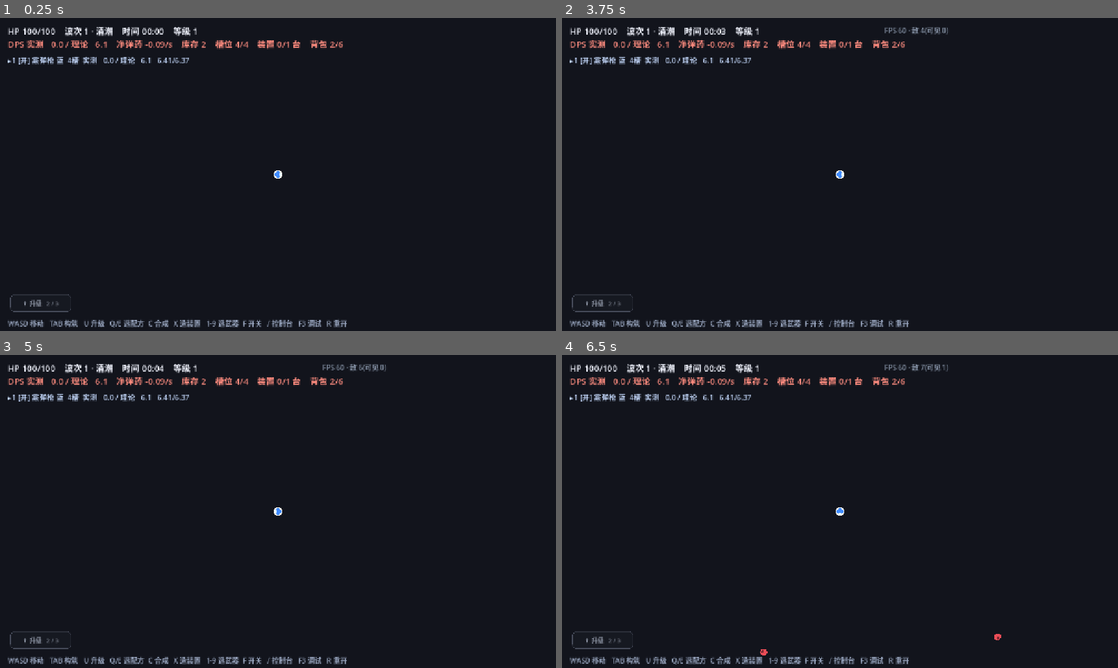
Above: before the commit, frames 1-4 (two rows, left to right).
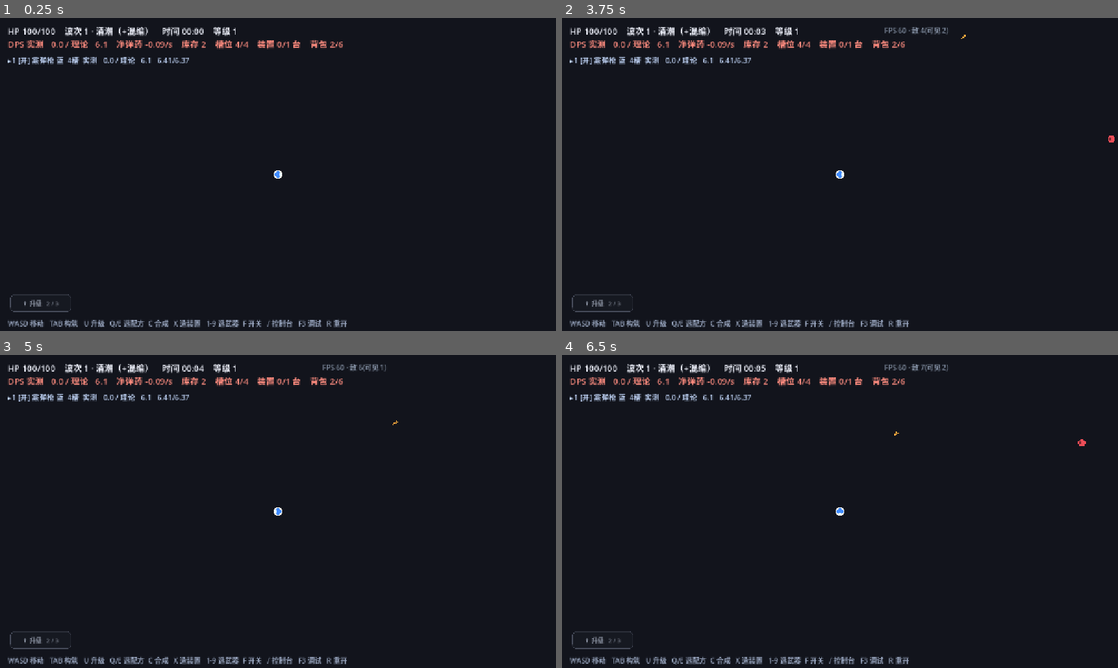
Above: after the commit, the same moments.

Repository: M1suK1/weapon-build-survivor
Game: Godot game, scene res://scenes/main.tscn
The game is run twice, just before and just after one commit, with the same random seed, the same clock (stepped at 60 frames per second) and the same inputs.
Inputs (mouse positions are in pixels of both pictures, inside the frame that each line leads up to):
- Up to frame 1 (0.25 s): no input
- Up to frame 2 (3.75 s): tap Enter at 0.5, 2.75 s; move the mouse to (962, 158) at 0.52 s; hold D 0.53-1.25 s; tap Tab at 0.6 s; click (962, 158) at 0.67 s; tap Space at 0.77, 2, 3.5 s; click "×" at 1.25 s; drag from (728, 190) to (812, 237) at 2.02 s; move the mouse to (895, 105) at 2.77 s; hold D 2.78-3.5 s; tap 4 at 2.85 s; drag from (812, 237) to (673, 127) at 3.52 s
- Up to frame 3 (5 s): move the mouse to (444, 558) at 4.27 s; hold A from 4.28 s (still down); tap Keypad Enter at 4.35 s; tap Space at 4.52 s
- Up to frame 4 (6.5 s): release A at 5 s; drag from (673, 464) to (756, 433) at 5.02 s; tap Enter at 5.75 s; move the mouse to (867, 511) at 5.77 s; hold Down from 5.78 s (still down); tap U at 5.85 s; click (867, 511) at 5.92 s

The runs differ from the first frame. In frame 1, 0.4% of the frame differs, in the area x 21-43%, y 2-6%; in frame 2, 0.4%; in frame 3, 0.4%; in frame 4, 0.5%, in the area x 21-95%, y 2-96%.

Commit message:
feat(wave): 波次改主导+陪衬配比（每波≥3 种，plan-v4 §5 / V7）

Diff:
--- a/scripts/data/enemies_db.gd
+++ b/scripts/data/enemies_db.gd
@@ -71,11 +71,16 @@
 ## 波次编成：coeff = 总血量预算系数（1.0 = 涌潮基准），kinds = 相对权重。
 ## 每 5 波循环一次，所以玩家能从「这波怪变多了/变硬了」读出编成变化。
 const WAVE_PLANS := [
-	{"name": "涌潮", "coeff": 1.00, "kinds": {"flood": 1.0}},
-	{"name": "混编", "coeff": 0.80, "kinds": {"flood": 5.0, "runner": 3.0, "shooter": 2.0}},
-	{"name": "疾行", "coeff": 1.40, "kinds": {"runner": 1.0}},
-	{"name": "磐石", "coeff": 0.60, "kinds": {"rock": 1.0}},
-	{"name": "混编", "coeff": 0.80, "kinds": {"flood": 4.0, "rock": 2.0, "runner": 2.0, "shooter": 1.0}},
+	{"name": "涌潮", "label": "涌潮（+混编）", "coeff": 1.00,
+		"kinds": {"flood": 0.70, "runner": 0.15, "shooter": 0.10, "rock": 0.05}},
+	{"name": "混编", "label": "混编", "coeff": 0.80,
+		"kinds": {"flood": 0.40, "runner": 0.25, "shooter": 0.20, "rock": 0.15}},
+	{"name": "疾行", "label": "疾行（+混编）", "coeff": 1.40,
+		"kinds": {"runner": 0.65, "flood": 0.20, "shooter": 0.10, "rock": 0.05}},
+	{"name": "磐石", "label": "磐石（+混编）", "coeff": 0.60,
+		"kinds": {"rock": 0.60, "flood": 0.25, "shooter": 0.10, "runner": 0.05}},
+	{"name": "混编", "label": "混编", "coeff": 0.80,
+		"kinds": {"flood": 0.40, "runner": 0.25, "shooter": 0.20, "rock": 0.15}},
 ]
 
 ## 生成编队：单点 / 一团 / 弧线 / 一圈。同样的人数，排布不同，压迫感完全不同。
--- a/scripts/game.gd
+++ b/scripts/game.gd
@@ -276,6 +276,9 @@
 ## 不再每帧 get_nodes_in_group("enemy") / 每次查询遍历全场。
 var enemies: Array = []
 var kind_n := {}
+## 本波配额序列与读指针（docs/plan-v4.md §5.2）
+var kind_seq: Array = []
+var kind_seq_i := 0
 ## 集中渲染：所有敌人由这一个 Node2D 一次画完（§4.2 A）
 var enemy_renderer: Node2D = null
 var roll_test := false
@@ -429,6 +432,7 @@
 	# 自测里自动配置方案默认开着：否则「只填空槽」的规则会让机器人永远停在基础模块上
 	if (playtest or bot) and not noautoplan:
 		autoplan = true
+	_build_kind_seq()
 	_refresh_hud()
 	_test_banner()
 
@@ -1624,6 +1628,73 @@
 	return WAVE_PLANS[(wave - 1) % WAVE_PLANS.size()]
 
 
+## 主导种类（权重最大的那个）：配额序列里「陪衬」的定义
+func _dominant_kind() -> String:
+	var plan := _plan()
+	var best := ""
+	var bw := -1.0
+	for k in plan["kinds"]:
+		var w := float(plan["kinds"][k])
+		if w > bw:
+			bw = w
+			best = String(k)
+	return best
+
+
+## 本波配额序列（docs/plan-v4.md §5.2）：
+## 长度 ≈ 本波预计生成数，按权重抽种类后，**每 6 只保证至少 1 只不是主导**；
+## 再在每组 6 只内部打乱，既不会整波只有一种，同 seed 也完全可复现。
+func _build_kind_seq() -> void:
+	kind_seq.clear()
+	kind_seq_i = 0
+	var plan := _plan()
+	var kinds: Dictionary = plan["kinds"]
+	var dom := _dominant_kind()
+	var total := 0.0
+	for k in kinds:
+		total += float(kinds[k])
+	var n := clampi(int(ceil(_spawn_rate() * WAVE_SEC)), 24, 1200)
+	var seq: Array = []
+	for i in n:
+		var r := rng.randf() * total
+		var pick := dom
+		for k in kinds:
+			r -= float(kinds[k])
+			if r <= 0.0:
+				pick = String(k)
+				break
+		seq.append(pick)
+	# 每 6 只一组：组里全是主导就把最后一只换成陪衬（按权重轮转，避免总是同一种）
+	var others: Array = []
+	for k in kinds:
+		if String(k) != dom:
+			others.append(String(k))
+	if not others.is_empty():
+		var oi := 0
+		for g in range(0, n, 6):
+			var endi := mini(g + 6, n)
+			var has := false
+			for j in range(g, endi):
+				if String(seq[j]) != dom:
+					has = true
+					break
+			if has:
+				continue
+			# 按陪衬权重轮转（runner/shooter/rock 交替出现）
+			var kk := String(others[oi % others.size()])
+			oi += 1
+			seq[endi - 1] = kk
+	# 组内打乱：位置随机，但「每 6 只至少 1 只陪衬」的保证还在
+	for g in range(0, n, 6):
+		var endi := mini(g + 6, n)
+		for i in range(endi - 1, g, -1):
+			var j := g + rng.randi() % (i - g + 1)
+			var tmp = seq[i]
+			seq[i] = seq[j]
+			seq[j] = tmp
+	kind_seq = seq
+
+
 ## 本波敌人的平均血量倍率（用来把「总血量预算」换算成刷怪速度）
 func _plan_avg_mult() -> float:
 	var plan := _plan()
@@ -1647,21 +1718,15 @@
 
 
 func _pick_kind() -> String:
-	var plan := _plan()
-	# 射手要占住「射程外打你」的位置，数量一多就没法玩了：同屏上限 10
-	if _count_kind("shooter") >= SHOOTER_MAX:
-		for k in plan["kinds"]:
-			if k != "shooter":
-				return k
-	var total := 0.0
-	for k in plan["kinds"]:
-		total += float(plan["kinds"][k])
-	var r := rng.randf() * total
-	for k in plan["kinds"]:
-		r -= float(plan["kinds"][k])
-		if r <= 0.0:
-			return k
-	return "flood"
+	# 配额序列优先（docs/plan-v4.md §5.2）：保证每 6 只至少 1 只不是主导
+	if kind_seq_i >= kind_seq.size():
+		_build_kind_seq()
+	var kind := String(kind_seq[kind_seq_i])
+	kind_seq_i += 1
+	# 射手要占住「射程外打你」的位置，数量一多就没法玩了：同屏上限 5
+	if kind == "shooter" and _count_kind("shooter") >= SHOOTER_MAX:
+		kind = _dominant_kind()
+	return kind
 
 
 func _count_kind(k: String) -> int:
@@ -1671,6 +1736,8 @@
 ## 每波开始：精英保底（wave 4 首只，之后每 6 波一只，同屏上限 3）
 ## 同时在地图上随机扔一个宝箱，让玩家有理由离开中心区域。
 func _on_wave_start() -> void:
+	# 新波次换编成：重算本波配额序列（每 6 只至少 1 只陪衬）
+	_build_kind_seq()
 	_spawn_chest_random()
 	if wave < ELITE_FIRST_WAVE:
 		return
@@ -2859,7 +2926,7 @@
 	if hud_status == null:
 		return
 	hud_status.text = ("GOD    " if god else "") + "HP %d/%d    波次 %d · %s    时间 %s    等级 %d" % [
-		int(maxf(hp, 0.0)), int(max_hp), wave, _plan()["name"], _fmt_time(elapsed), level
+		int(maxf(hp, 0.0)), int(max_hp), wave, _plan()["label"], _fmt_time(elapsed), level
 	]
 	var net := cur_drop() - cur_burn()
 	var sign_s := "+" if net >= 0.0 else ""
@@ -4276,13 +4343,13 @@
 	for i in (bw["plan"] as Array).size():
 		if (bw["slots"] as Array)[i] == null and String((bw["plan"] as Array)[i]) != "":
 			bmiss += 1
-	print("t=%3d w=%2d hp=%3d dps=%5.1f need=%5.1f drop=%.2f burn=%.2f lvl=%2d slot=%d/%d miss=%d dev=%d/%d [%s] inv=[%s] c=%d/%d/%d/%d kills=%d dmg c%.0f/b%.0f/d%.0f alive=%d ppos=%.0f,%.0f cpos=%.0f,%.0f brute=%d" % [
+	print("t=%3d w=%2d hp=%3d dps=%5.1f need=%5.1f drop=%.2f burn=%.2f lvl=%2d slot=%d/%d miss=%d dev=%d/%d [%s] inv=[%s] c=%d/%d/%d/%d kills=%d dmg c%.0f/b%.0f/d%.0f alive=%d ppos=%.0f,%.0f cpos=%.0f,%.0f brute=%d kinds=f%d/r%d/rk%d/s%d" % [
 		int(pt_t), wave, int(maxf(hp, 0.0)), cur_dps(), need,
 		cur_drop(), cur_burn(), level, bfill, (bw["slots"] as Array).size(), bmiss,
 		_busy_devices(), devices.size(), comp, _inv_str(),
 		crafted.get("base", 0), crafted.get("add", 0), crafted.get("amp", 0), crafted.get("reson", 0), kills_total,
 		float(dmg_src["contact"]), float(dmg_src["bullet"]), float(dmg_src["dash"]),
-		enemies.size(), player.position.x, player.position.y, _cam_pos.x, _cam_pos.y, _count_variant("brute"),
+		enemies.size(), player.position.x, player.position.y, _cam_pos.x, _cam_pos.y, _count_variant("brute"), _count_kind("flood"), _count_kind("runner"), _count_kind("rock"), _count_kind("shooter"),
 	])
 
 
@@ -4403,6 +4470,10 @@
 
 # ============================================================================
 # 16. 开发控制台（docs/plan-v4.md §1）
+
+
+# ============================================================================
+# 16. 开发控制台（docs/plan-v4.md §1）
 # ============================================================================
 const CONSOLE_MAX_LINES := 200
 const CONSOLE_CMDS := ["help", "speed", "level", "wave", "weapon", "give", "device",
Not shown, added: docs/.sec16b.gd
Binary file added: docs/screenshots/v7-wave.png
Not shown, changed: docs/testlog.md
